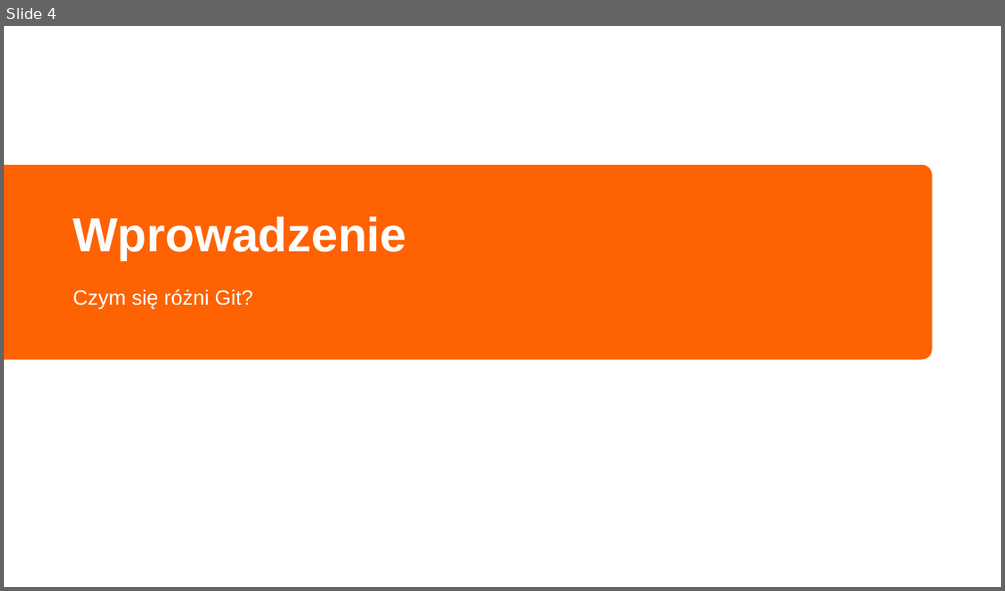
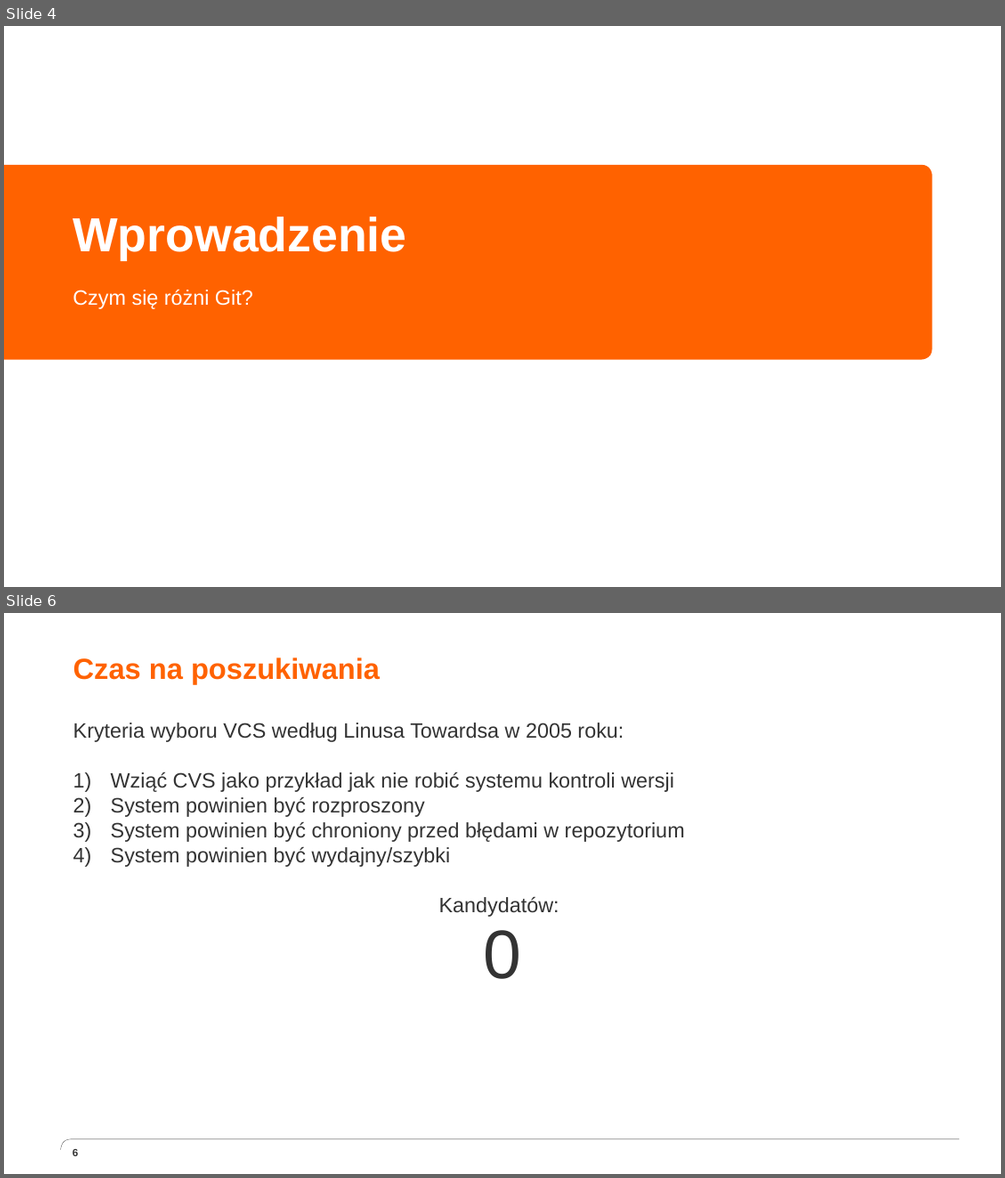
Before and after one commit to grazin/materialy, a slide deck: Programowanie użytkowe - Git.pptx. Shown one above the other, each under a label of ours: slide 4 before the commit, slides 4 and 6 after it; the slides between them are not shown. The pictures are 1005x591 and 1005x1178 pixels, drawn with LibreOffice and Linux fonts; fonts in the diff are those of the drawing; background and template pictures are left out. Boxes give left, top, right and bottom in pixels: in the first picture for what was removed or moved away, otherwise in the second. Text is boxed around its words. In the diff, an @@ line names an element or a change of style, - is before the commit and + after.

```diff
--- a/Programowanie użytkowe - Git.pptx
+++ b/Programowanie użytkowe - Git.pptx
@@ slide 6 added at box(4, 613, 1001, 1174), background #FFFFFF @@
@@ title added at box(73, 657, 380, 684), 28 pt, text #FF6200, bold @@
+Czas na poszukiwania
@@ text added at box(73, 722, 685, 979), 20 pt, text #333333 @@
+  Kryteria wyboru VCS według Linusa Towardsa w 2005 roku:
+  1) Wziąć CVS jako przykład jak nie robić systemu kontroli wersji
+  2) System powinien być rozproszony
+  3) System powinien być chroniony przed błędami w repozytorium
+  4) System powinien być wydajny/szybki
+  Kandydatów:
+  0
@@ freeform shape added at box(61, 1139, 960, 1149), outline #333333 0.25 pt @@
@@ page number added at box(73, 1149, 78, 1156), 10 pt, text #333333, bold @@
+6
```
Also in this commit, not shown: 2 slides changed, 13 other slides added.
